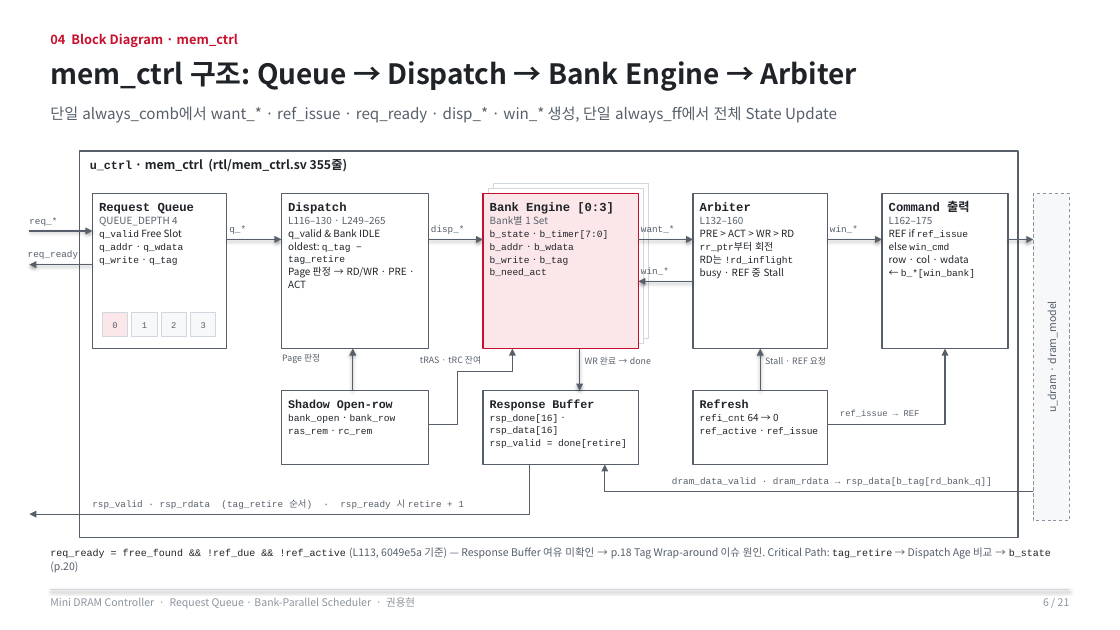
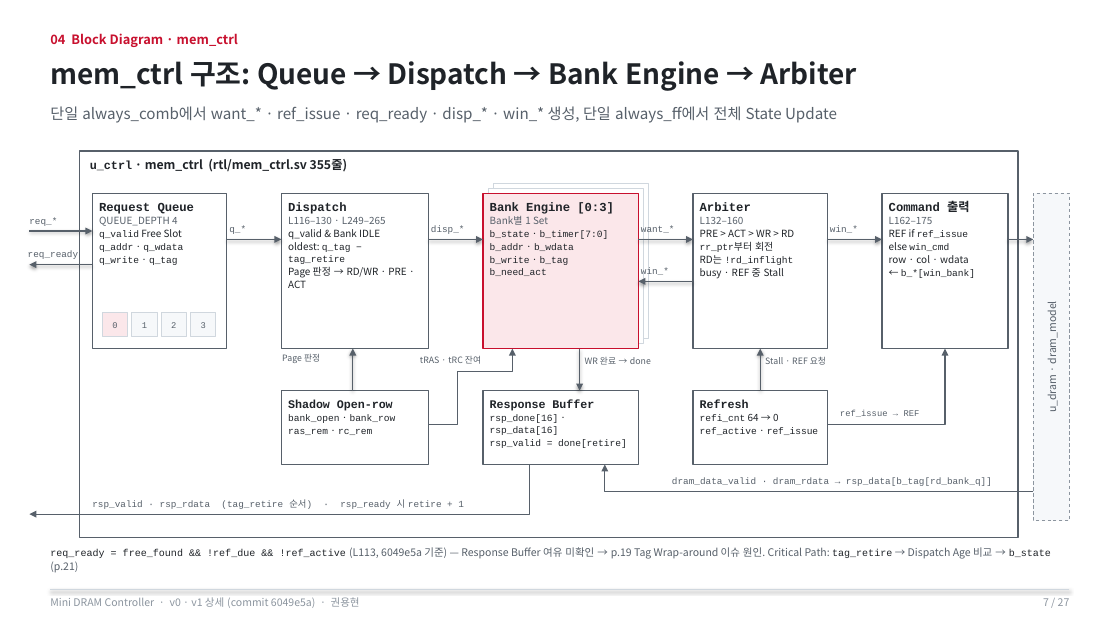
Before and after one commit to yhkwon-git/mini-dram-controller, a slide deck: slide 7 of portfolio-deck/MiniDramController_Portfolio.pptx (slide 6 before the commit). Drawn at 1120x630 pixels with LibreOffice and Linux fonts; fonts in the diff are those of the drawing. Boxes give left, top, right and bottom in pixels: in the first picture for what was removed or moved away, otherwise in the second. Text is boxed around its words. In the diff, an @@ line names an element or a change of style, - is before the commit and + after.

```diff
--- a/portfolio-deck/MiniDramController_Portfolio.pptx
+++ b/portfolio-deck/MiniDramController_Portfolio.pptx
@@ text at box(50, 547, 1051, 573): text changed @@
-req_ready = free_found && !ref_due && !ref_active (L113, 6049e5a 기준) — Response Buffer 여유 미확인 → p.18 Tag Wrap-around 이슈 원인. Critical Path: tag_retire → Dispatch Age 비교 → b_state (p.20)
+req_ready = free_found && !ref_due && !ref_active (L113, 6049e5a 기준) — Response Buffer 여유 미확인 → p.19 Tag Wrap-around 이슈 원인. Critical Path: tag_retire → Dispatch Age 비교 → b_state (p.21)
@@ text at box(50, 597, 360, 608): text changed @@
-Mini DRAM Controller · Request Queue · Bank-Parallel Scheduler · 권용현
+Mini DRAM Controller · v0 · v1 상세 (commit 6049e5a) · 권용현
@@ text at box(1043, 598, 1070, 606): text changed @@
-6 / 21
+7 / 27
```
Also in this commit, not shown: 20 other slides changed, 6 slides added, 3 other files.
